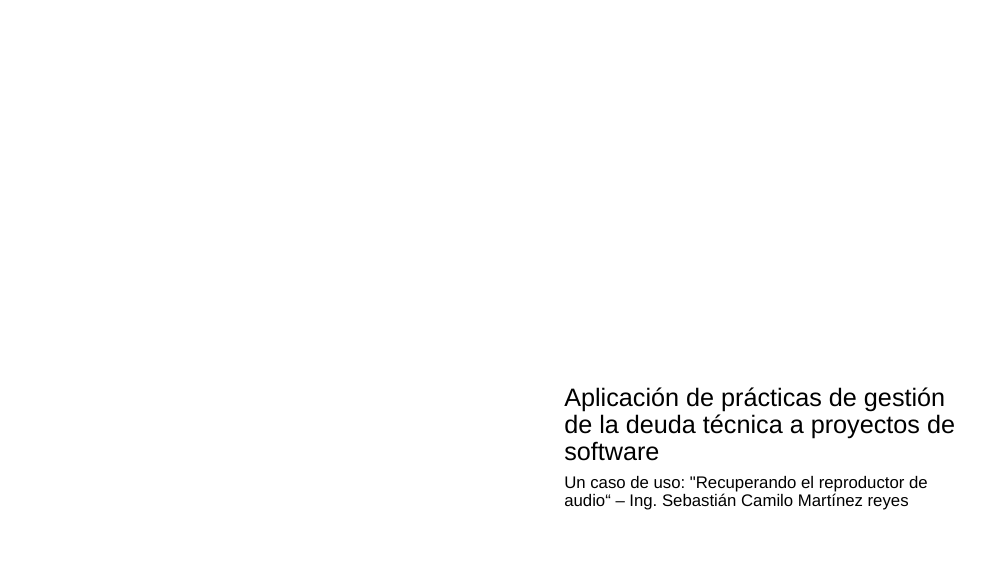
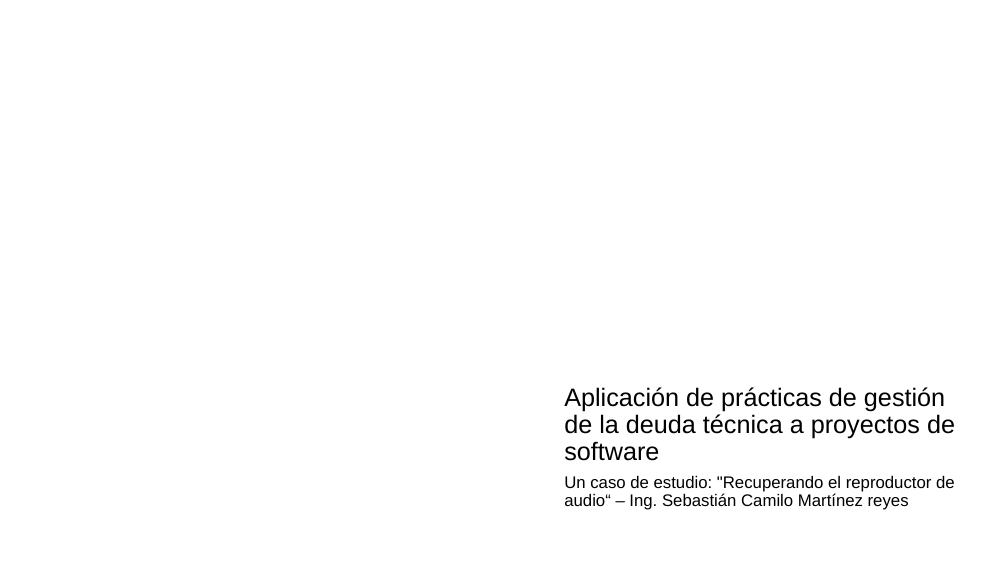
Before and after one commit to sc-martinez/Player, a slide deck: slide 1 of CSDT-Presentación.pptx. Drawn at 1008x567 pixels with LibreOffice and Linux fonts; fonts in the diff are those of the drawing; background and template pictures are left out. Boxes give left, top, right and bottom in pixels: in the first picture for what was removed or moved away, otherwise in the second. Text is boxed around its words. In the diff, an @@ line names an element or a change of style, - is before the commit and + after.

```diff
--- a/CSDT-Presentación.pptx
+++ b/CSDT-Presentación.pptx
@@ subtitle at (564, 476, 955, 510): text changed @@
-Un caso de uso: "Recuperando el reproductor de audio“ – Ing. Sebastián Camilo Martínez reyes
+Un caso de estudio: "Recuperando el reproductor de audio“ – Ing. Sebastián Camilo Martínez reyes
```
